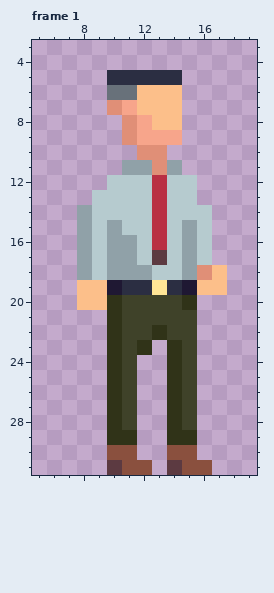
Two versions of one pixel-art file, Assets/NPCs/Boss.ase. Above: the version before the commit.
24x32 pixels, 1 frame. Shown: frame 1: x 5..19, y 3..31. The commit also changed other frames, which this record leaves out.
New version:
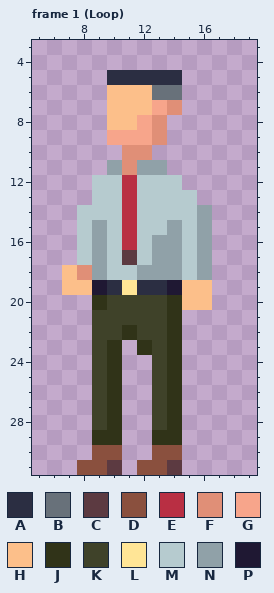
Palette (. is transparent): A #2b2e42  B #68717a  C #5c3a41  D #8a503e  E #b92f43  F #e08f77  G #f7a58b  H #fcbf8a  J #303318  K #3f4229  L #ffe596  M #b6cbcf  N #90a1a8  P #1f1833
The edit:
Changed rows in their new state; - is an unchanged pixel.
Frame 1 (Loop), layer "Layer":
first column x 7:
 6 ---HH-BB---
 7 ---HH-GF---
 8 ---HH-F.---
 9 ---GG-F.---
10 ----F-.----
11 ---NF-N.---
12 --M-E-M-.--
13 ----E-M----
14 -M--E-M--N-
15 -MNME-MNMN-
16 -MNME-NNMN-
17 -MNMC-NNMN-
18 HFNMM-NNMN.
19 H-PAL-APH-.
20 -.JK---JHH-
21 --KK---J.--
22 --KKJ-KJ.--
23 --K-.-K-.--
24 --K-.-K-.--
25 --K-.-K-.--
26 --K-.-K-.--
27 --K-.-K-.--
28 --K-.-K-.--
29 --J-.-J-.--
30 --D-.-D-.--
31 -DD-.-D-..-
